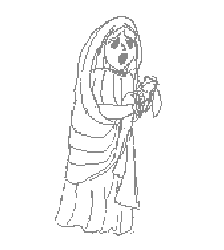
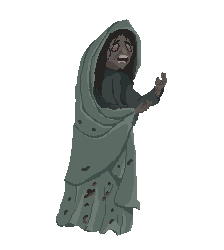
Revision of a layered (224, 250) image; what changed, layer by layer:
hid group "Group 5" (3 layers), opacity 47% → 50% over [55, 16, 167, 236]
renamed "Paint Layer 3" to "sketch with baby (it was too much)", hid it, painted on it over [55, 16, 167, 236]
added layer "whole" above "Layers" over [55, 16, 167, 236]
renamed "Paint Layer 6" to "top robe", moved it into group "Group 8", painted on it over [55, 16, 167, 236]
